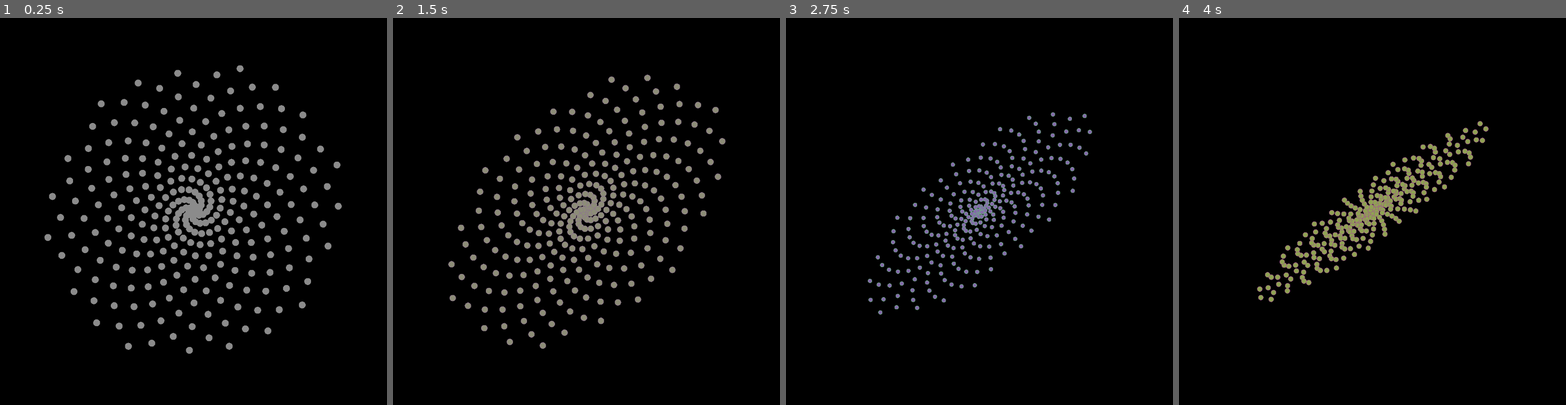
Above: before the commit, frames 1-4 (left to right).
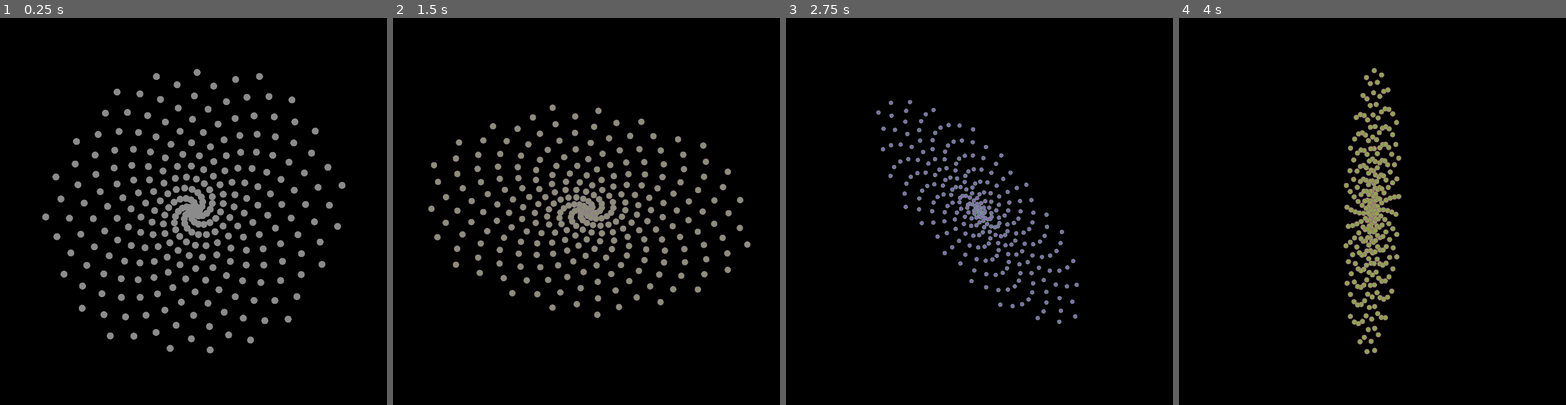
Above: after the commit, the same moments.

Repository: SomegitMissing/EmmaPaitings
Game: Godot game, scene res://canvas.tscn
The game is run twice, just before and just after one commit, with the same random seed, the same clock (stepped at 60 frames per second) and the same inputs. The project has no main scene, so this scene is started directly.
Inputs:
- Up to frame 1 (0.25 s): no input
- Up to frame 2 (1.5 s): no input
- Up to frame 3 (2.75 s): no input
- Up to frame 4 (4 s): no input

The runs differ from the first frame. In frame 1, 12% of the frame differs, in the area x 10-90%, y 12-87%; in frame 2, 9.8%; in frame 3, 4.9%; in frame 4, 6.3%.

Commit message:
🐛Fixing rotation

Diff:
--- a/canvas.gd
+++ b/canvas.gd
@@ -25,7 +25,7 @@
 
 func _draw() -> void:
 	fill(Color(0, 0, 0, 10.0/255));
-	rotate(deg_to_rad(frame_count * 0.0003));
+	rotation = frame_count * 0.01;
 	zoom = Vector2.ONE * (amplitude + 2);
 
 	amplitude = (cos(frame_count * 0.012) + 1)/2;
